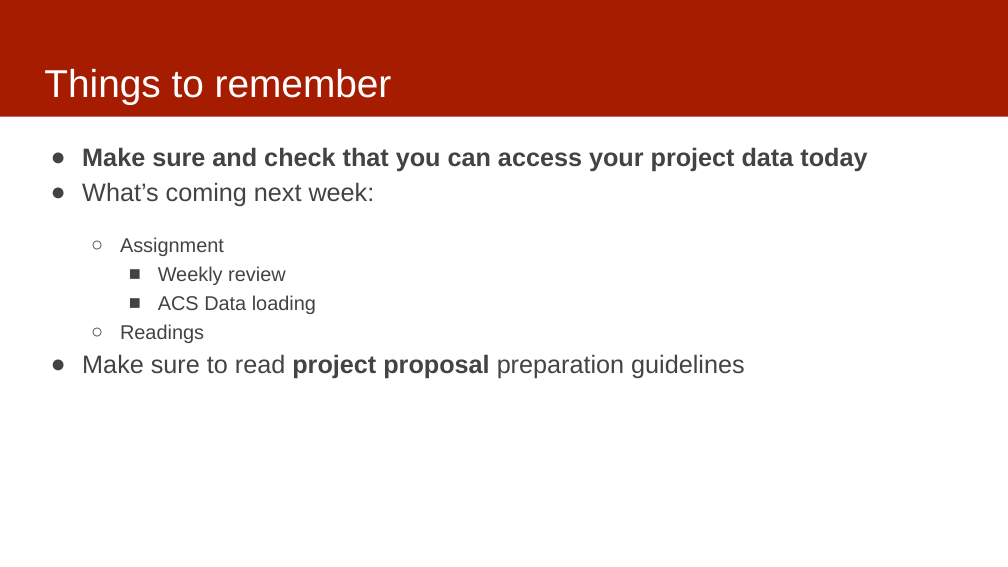
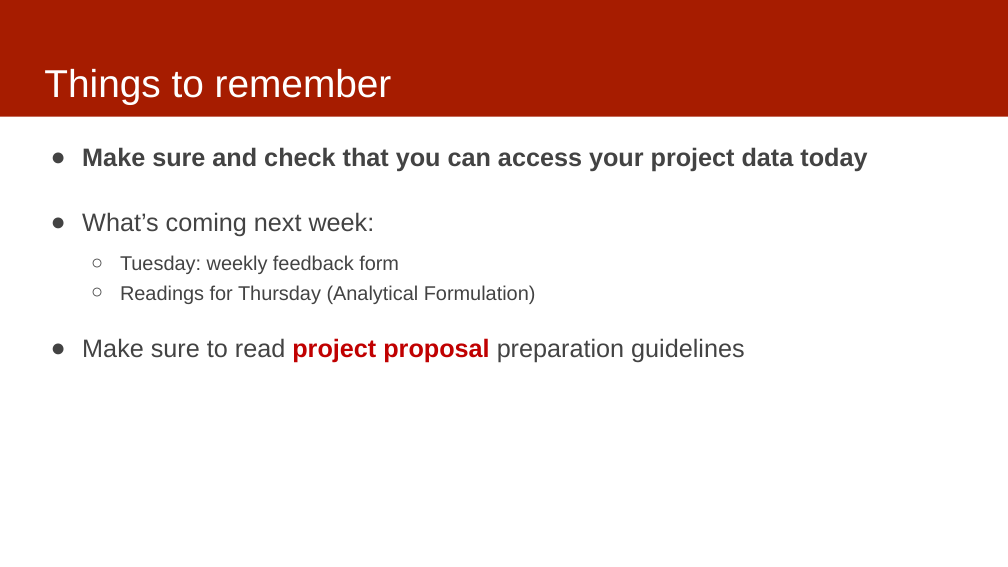
Before and after one commit to dssg/mlforpublicpolicylab, a slide deck: slide 2 of 02 - Case Studies and Acquiring Data/data.pptx. Drawn at 1008x567 pixels with LibreOffice and Linux fonts; fonts in the diff are those of the drawing. Boxes give left, top, right and bottom in pixels: in the first picture for what was removed or moved away, otherwise in the second. Text is boxed around its words. In the diff, an @@ line names an element or a change of style, - is before the commit and + after.

Commit message:
data slides updates

```diff
--- a/02 - Case Studies and Acquiring Data/data.pptx
+++ b/02 - Case Studies and Acquiring Data/data.pptx
@@ text at [120, 255, 536, 304]: text changed @@
-  ○ Assignment
-    ■ Weekly review
-    ■ ACS Data loading
-  ○ Readings
+  ○ Tuesday: weekly feedback form
+  ○ Readings for Thursday (Analytical Formulation)
@@ text at [82, 338, 744, 363]: text colour #434343 to #C00000 in "project proposal" @@
```
Also in this commit, not shown: 1 other slide changed, 5 slides added, 1 slide removed.
